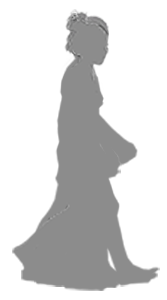
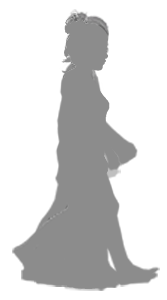
Layer changes from the first 167 x 300 image to the second:
added layer "Standing" in group "Walk Cycle" over [61, 17, 116, 289]
"9": opacity 100% → 56% over [61, 16, 121, 291]
